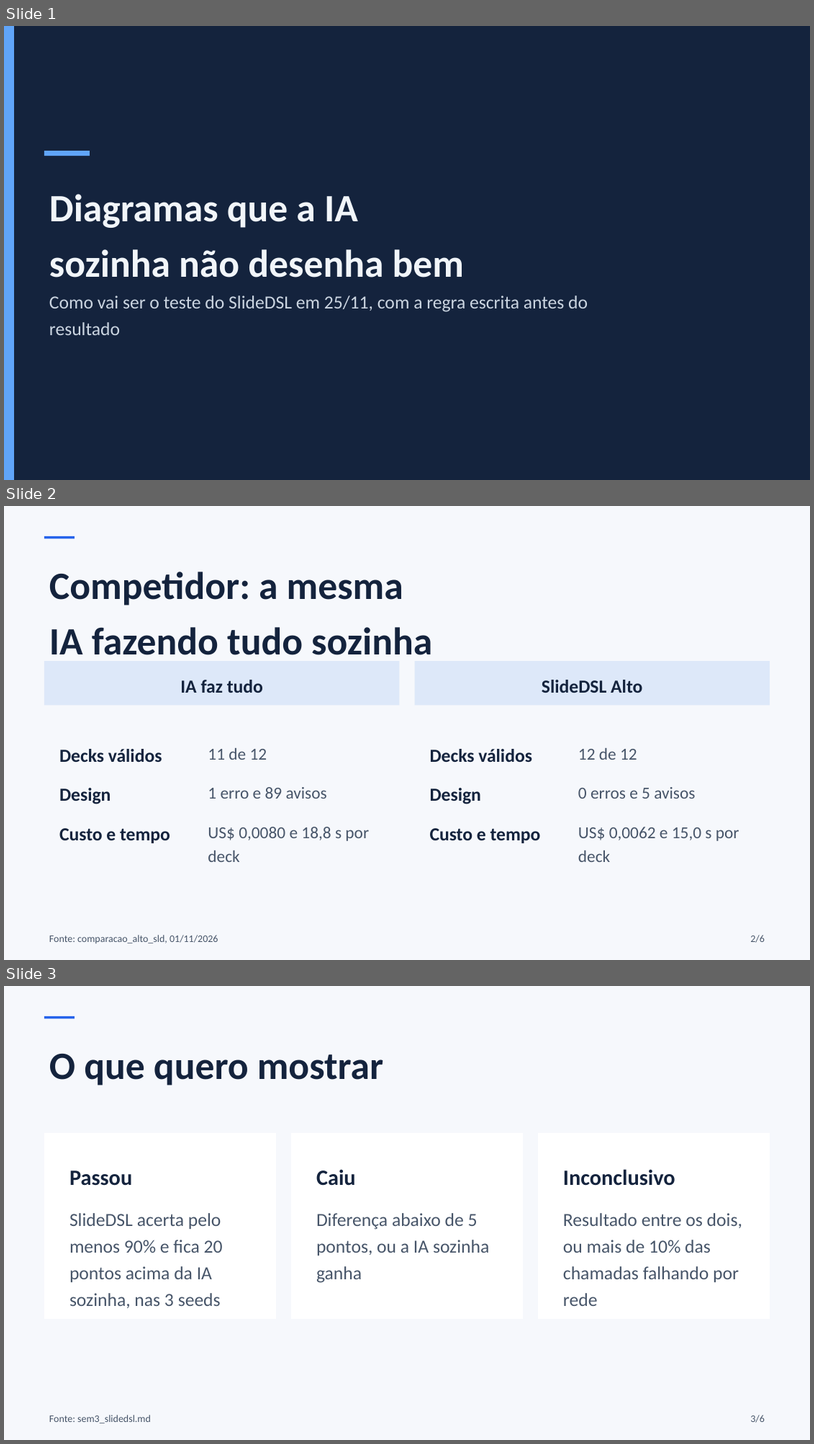
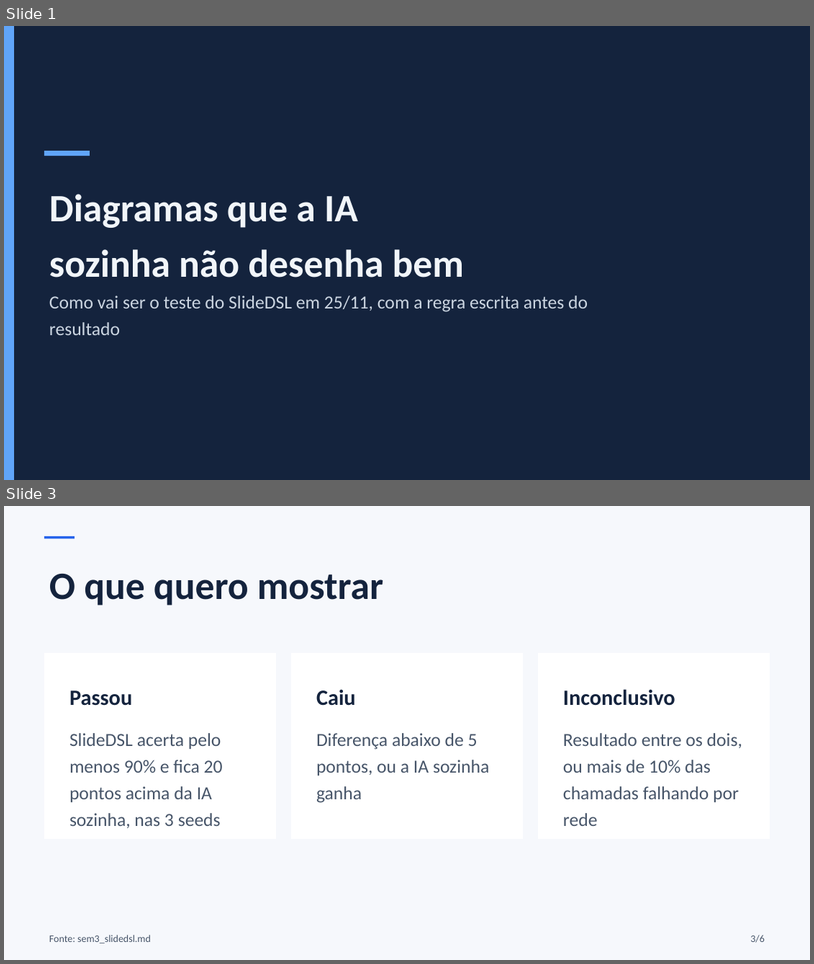
Before and after one commit to Thiago-Brito/AI4good, a slide deck: academy/ai4good/va2/sem3/local/sem3_local.pptx. Shown one above the other, each under a label of ours: slides 1, 2 and 3 before the commit, slides 1 and 3 after it; the slides between them are not shown. The pictures are 814x1444 and 814x964 pixels, drawn with LibreOffice and Linux fonts; fonts in the diff are those of the drawing. Boxes give left, top, right and bottom in pixels: in the first picture for what was removed or moved away, otherwise in the second. Text is boxed around its words. In the diff, an @@ line names an element or a change of style, - is before the commit and + after.

Commit message:
docs(sem3): Presenton como competidor e celular no caminho até o pitch
- roteiro: Presenton descrito pelas fontes abertas; sem métrica publicada, número medido por mim
- teste de 25/11 ganha a condição C (Presenton), conferida à mão pelo mesmo gabarito
- decks local e API: slide do competidor e linha do tempo com o passo do celular
- fontes registradas em academy/ai4good/va2/sem3/FONTES.md

```diff
--- a/academy/ai4good/va2/sem3/local/sem3_local.pptx
+++ b/academy/ai4good/va2/sem3/local/sem3_local.pptx
@@ slide 2 removed at bbox=[4, 506, 810, 960], background #F6F8FC @@
@@ rectangle removed at bbox=[44, 536, 75, 538] @@
@@ text removed at bbox=[49, 572, 432, 655] @@
-Competidor: a mesma
-IA fazendo tudo sozinha
@@ rectangle removed at bbox=[44, 661, 400, 705] @@
@@ rectangle removed at bbox=[415, 661, 771, 705] @@
@@ text removed at bbox=[180, 680, 263, 692] @@
-IA faz tudo
@@ text removed at bbox=[542, 680, 643, 692] @@
-SlideDSL Alto
@@ text removed at bbox=[59, 749, 162, 762] @@
-Decks válidos
@@ text removed at bbox=[208, 748, 268, 759] @@
-11 de 12
@@ text removed at bbox=[430, 749, 532, 762] @@
-Decks válidos
@@ text removed at bbox=[579, 748, 638, 759] @@
-12 de 12
@@ text removed at bbox=[59, 788, 111, 804] @@
-Design
@@ text removed at bbox=[208, 787, 327, 798] @@
-1 erro e 89 avisos
@@ text removed at bbox=[430, 788, 481, 804] @@
-Design
@@ text removed at bbox=[579, 787, 695, 798] @@
-0 erros e 5 avisos
@@ text removed at bbox=[59, 828, 170, 843] @@
-Custo e tempo
@@ text removed at bbox=[208, 826, 369, 862] @@
-US$ 0,0080 e 18,8 s por deck
@@ text removed at bbox=[430, 828, 541, 843] @@
-Custo e tempo
@@ text removed at bbox=[579, 826, 740, 862] @@
-US$ 0,0062 e 15,0 s por deck
@@ text removed at bbox=[49, 934, 218, 943] @@
-Fonte: comparacao_alto_sld, 01/11/2026
@@ text removed at bbox=[751, 934, 765, 942] @@
-2/6
```
Also in this commit, not shown: 1 slide changed, 1 slide added, 10 other files.
